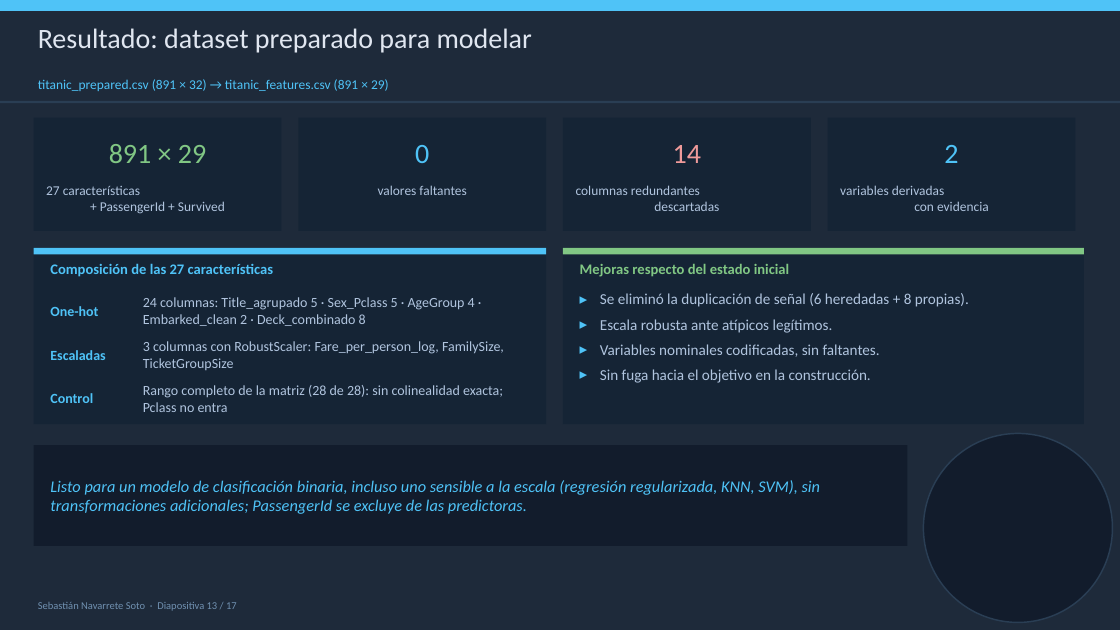
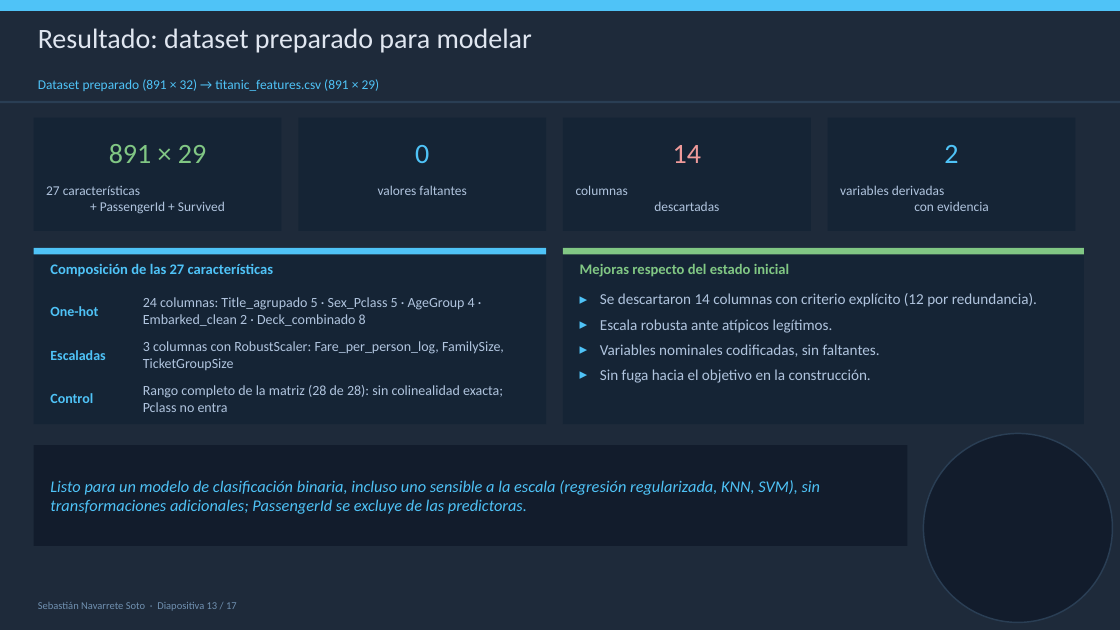
Before and after one commit to robertomoncada-blip/Magister_ciencia_datos, a slide deck: slide 13 of MCDI503/docs/mcdi503_f4_presentacion_grupo5.pptx. Drawn at 1120x630 pixels with LibreOffice and Linux fonts; fonts in the diff are those of the drawing. Boxes give left, top, right and bottom in pixels: in the first picture for what was removed or moved away, otherwise in the second. Text is boxed around its words. In the diff, an @@ line names an element or a change of style, - is before the commit and + after.

```diff
--- a/MCDI503/docs/mcdi503_f4_presentacion_grupo5.pptx
+++ b/MCDI503/docs/mcdi503_f4_presentacion_grupo5.pptx
@@ text at <box>38,79,380,91</box>: text changed @@
-titanic_prepared.csv (891 × 32) → titanic_features.csv (891 × 29)
+Dataset preparado (891 × 32) → titanic_features.csv (891 × 29)
@@ text at <box>576,185,719,211</box>: text changed @@
-columnas redundantes
-descartadas
+columnas
+descartadas
@@ text at <box>600,293,1037,307</box>: text changed @@
-▸ Se eliminó la duplicación de señal (6 heredadas + 8 propias).
+▸ Se descartaron 14 columnas con criterio explícito (12 por redundancia).
```
Also in this commit, not shown: 6 other slides changed, 3 other files.
